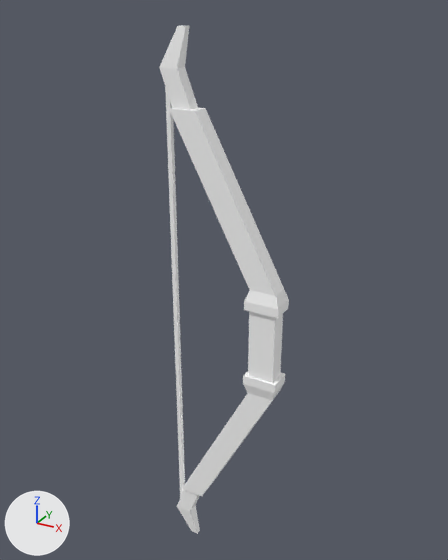
A saved change to the glTF model assets/synty/simple_fantasy/models/SF_Wep_Human_Bow_01.glb.
Before and after are seen from a 50 mm camera at (0.0132, -0.024, 0.029) aimed at (-0.0005, 0.0009, 0.0165). The axes (+X, +Y, +Z) are drawn at lower left. The lights are the same throughout.

Names of what the first picture shows: 'SF_Wep_Human_Bow_01'.
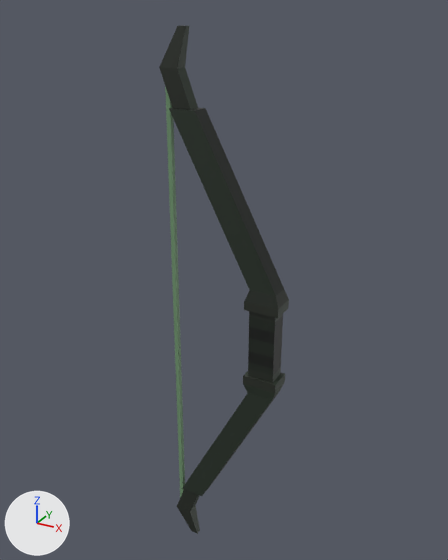
Where the change shows, as pixel boxes [x1, y1, x2, y2] in the pictures (448 x 560 px):
'SF_Wep_Human_Bow_01', surface changed (grey to black): [159, 26, 289, 534] in both

Patch to the scene script:
```diff
--- a/assets/synty/simple_fantasy/models/SF_Wep_Human_Bow_01.glb.py
+++ b/assets/synty/simple_fantasy/models/SF_Wep_Human_Bow_01.glb.py
@@ img_undead_footman_01 @@
+img_undead_footman_01 = load_image('Undead_Footman_01', '_unpacked/Undead_Footman_01', 512, 512, 'sRGB')
@@ mat_lambert1 @@
 mat_lambert1 = principled_material('lambert1')
-mat_lambert1.base_color = (1.0, 1.0, 1.0)  # white #ffffff
+mat_lambert1.texture = img_undead_footman_01
 mat_lambert1.roughness = 0.553
```
